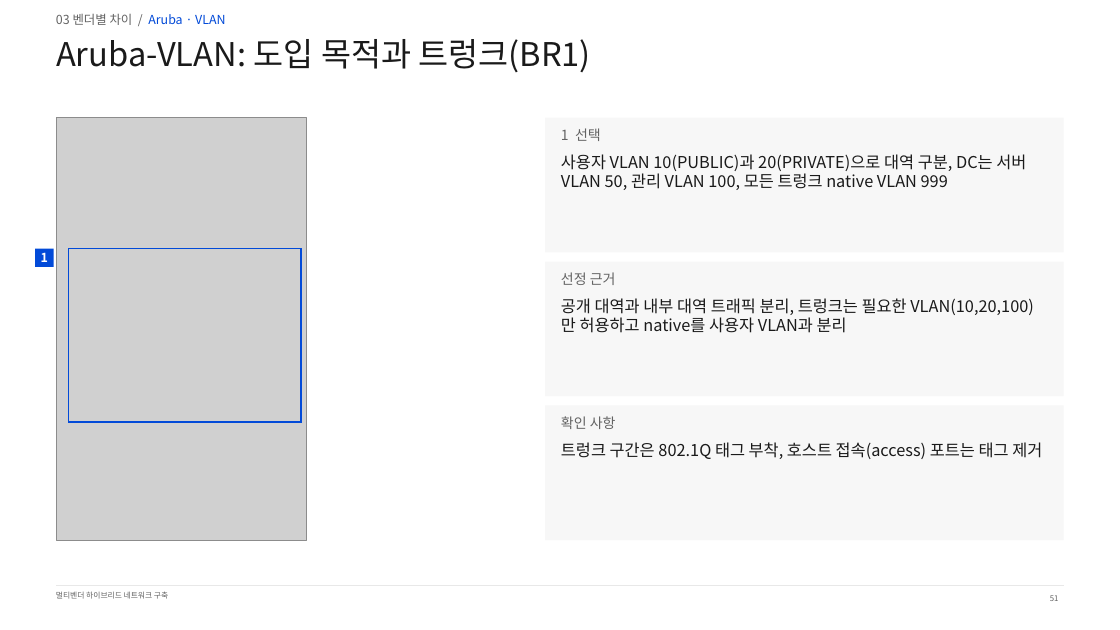
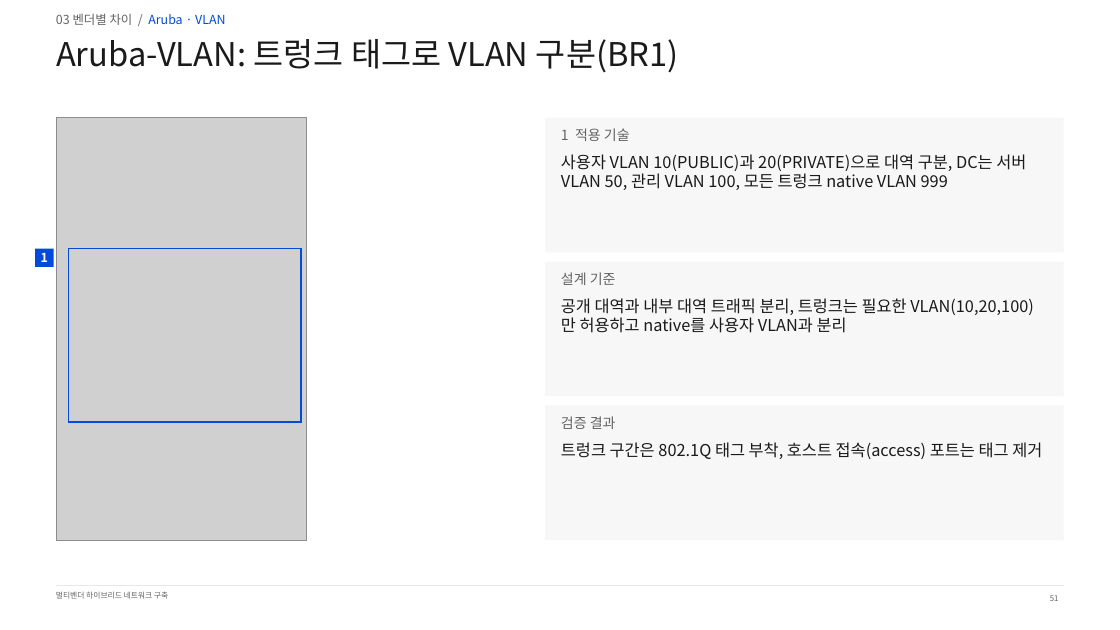
Before and after one commit to KSNAM97/multivendor-wan-dmvpn-mpls-lab, a slide deck: slide 51 of ppt/최종/멀티벤더_하이브리드_WAN_구축_남기석_261020.pptx. Drawn at 1120x630 pixels with LibreOffice and Linux fonts; fonts in the diff are those of the drawing; grey boxes stand for pictures. Boxes give left, top, right and bottom in pixels: in the first picture for what was removed or moved away, otherwise in the second. Text is boxed around its words. In the diff, an @@ line names an element or a change of style, - is before the commit and + after.

```diff
--- a/ppt/최종/멀티벤더_하이브리드_WAN_구축_남기석_261020.pptx
+++ b/ppt/최종/멀티벤더_하이브리드_WAN_구축_남기석_261020.pptx
@@ title at [56, 39, 679, 72]: text changed @@
-Aruba-VLAN: 도입 목적과 트렁크(BR1)
+Aruba-VLAN: 트렁크 태그로 VLAN 구분(BR1)
@@ text at [561, 128, 630, 141]: text changed @@
-1 선택
+1 적용 기술
@@ text at [561, 272, 616, 285]: text changed @@
-선정 근거
+설계 기준
@@ text at [561, 416, 616, 429]: text changed @@
-확인 사항
+검증 결과
```
Also in this commit, not shown: 42 other slides changed, 1 other file.
